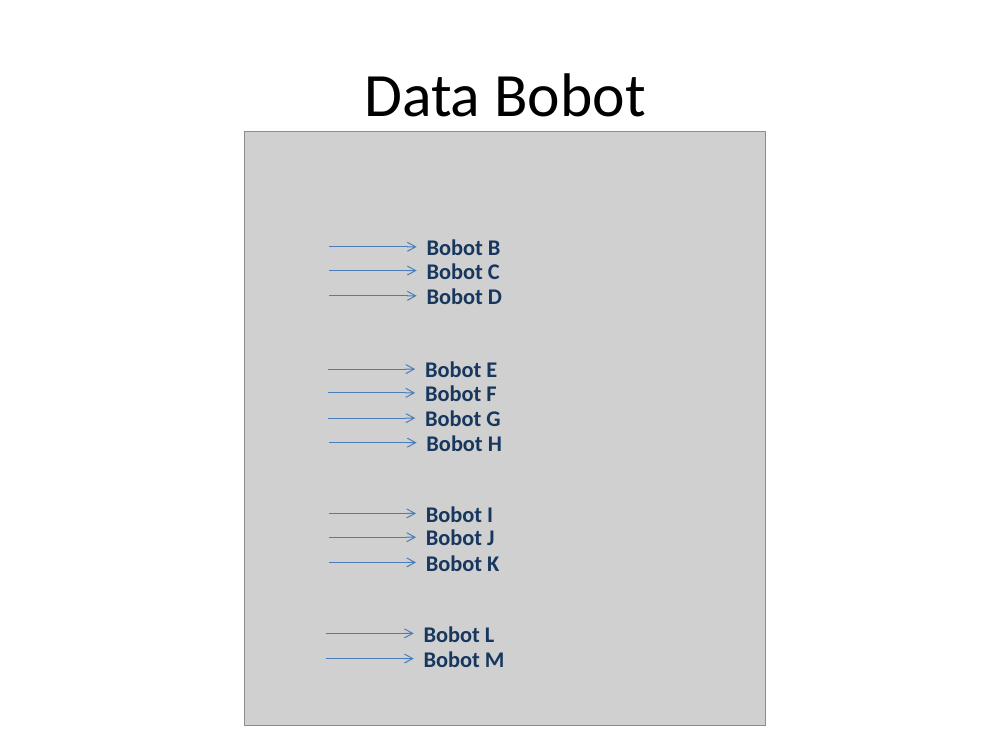
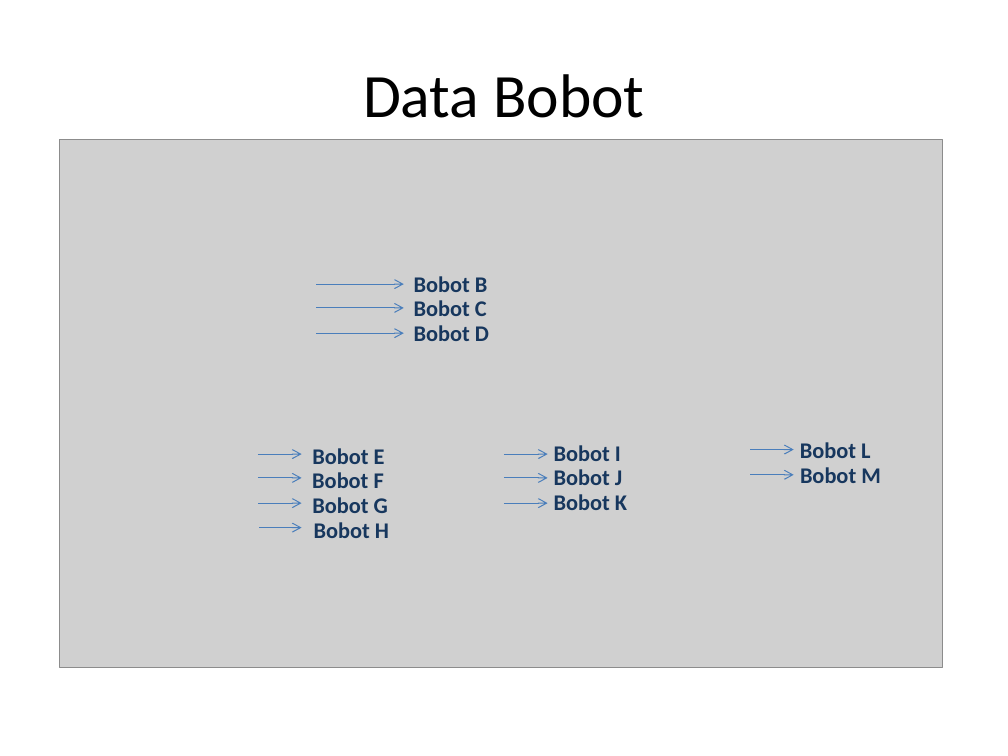
Before and after one commit to ernestina/rollout-span, a slide deck: slide 15 of files/persentasi.pptx (slide 14 before the commit). Drawn at 1008x756 pixels with LibreOffice and Linux fonts; fonts in the diff are those of the drawing; grey boxes stand for pictures. Boxes give left, top, right and bottom in pixels: in the first picture for what was removed or moved away, otherwise in the second. Text is boxed around its words. In the diff, an @@ line names an element or a change of style, - is before the commit and + after.

```diff
--- a/files/persentasi.pptx
+++ b/files/persentasi.pptx
@@ picture: place and size @@
-picture at [245,132,766,726]
+picture at [59,140,942,667]
@@ arrow removed from (330, 247) to (416, 247) @@
@@ arrow moved from (330, 295) - (416, 295) to (317, 284) - (404, 284) @@
@@ 3 texts: place and size @@
-3 texts at [427,239,502,304]
+3 texts at [414,276,489,341]
@@ arrow moved from (330, 270) - (416, 270) to (317, 307) - (404, 307) @@
@@ arrow moved from (328, 369) - (415, 369) to (317, 334) - (404, 334) @@
@@ arrow removed from (328, 393) to (415, 393) @@
@@ text "Bobot E": place and size @@
-text "Bobot E" at [425,361,497,377]
+text "Bobot E" at [312,448,385,464]
@@ 3 texts: place and size @@
-3 texts at [426,506,499,571]
+3 texts at [554,445,627,510]
@@ text "Bobot L": place and size @@
-text "Bobot L" at [424,626,494,642]
+text "Bobot L" at [800,442,870,458]
@@ arrow moved from (330, 443) - (416, 443) to (258, 455) - (301, 455) @@
@@ arrow moved from (328, 418) - (415, 418) to (258, 478) - (301, 478) @@
@@ text "Bobot F": place and size @@
-text "Bobot F" at [425,385,496,401]
+text "Bobot F" at [312,472,384,488]
@@ arrow added from (504, 455) to (547, 455), #4B7EBC 0.75 pt @@
@@ arrow added from (504, 478) to (547, 478), #4B7EBC 0.75 pt @@
@@ arrow added from (750, 450) to (793, 450), #4B7EBC 0.75 pt @@
@@ arrow added from (750, 475) to (793, 475), #4B7EBC 0.75 pt @@
@@ text "Bobot M": place and size @@
-text "Bobot M" at [424,651,505,667]
+text "Bobot M" at [800,467,881,483]
@@ arrow moved from (329, 513) - (416, 513) to (258, 503) - (301, 503) @@
@@ text "Bobot G": place and size @@
-text "Bobot G" at [425,410,500,426]
+text "Bobot G" at [312,497,388,513]
@@ arrow added from (504, 503) to (547, 503), #4B7EBC 0.75 pt @@
@@ arrow moved from (329, 537) - (416, 537) to (259, 527) - (301, 527) @@
@@ text "Bobot H": place and size @@
-text "Bobot H" at [426,435,502,451]
+text "Bobot H" at [314,522,389,538]
@@ arrow removed from (329, 562) to (416, 562) @@
@@ arrow removed from (327, 633) to (413, 633) @@
@@ arrow removed from (327, 658) to (413, 658) @@
```
Also in this commit, not shown: 9 other slides changed, 3 slides added, 2 slides removed, 2 other files.
